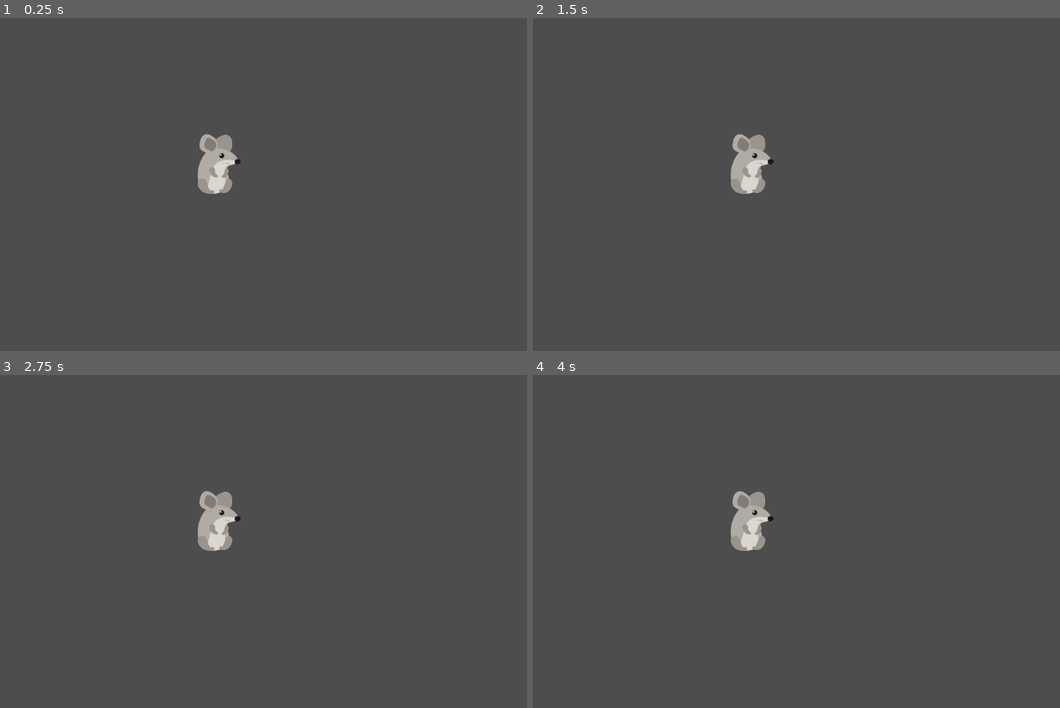
Above: before the commit, frames 1-4 (two rows, left to right).
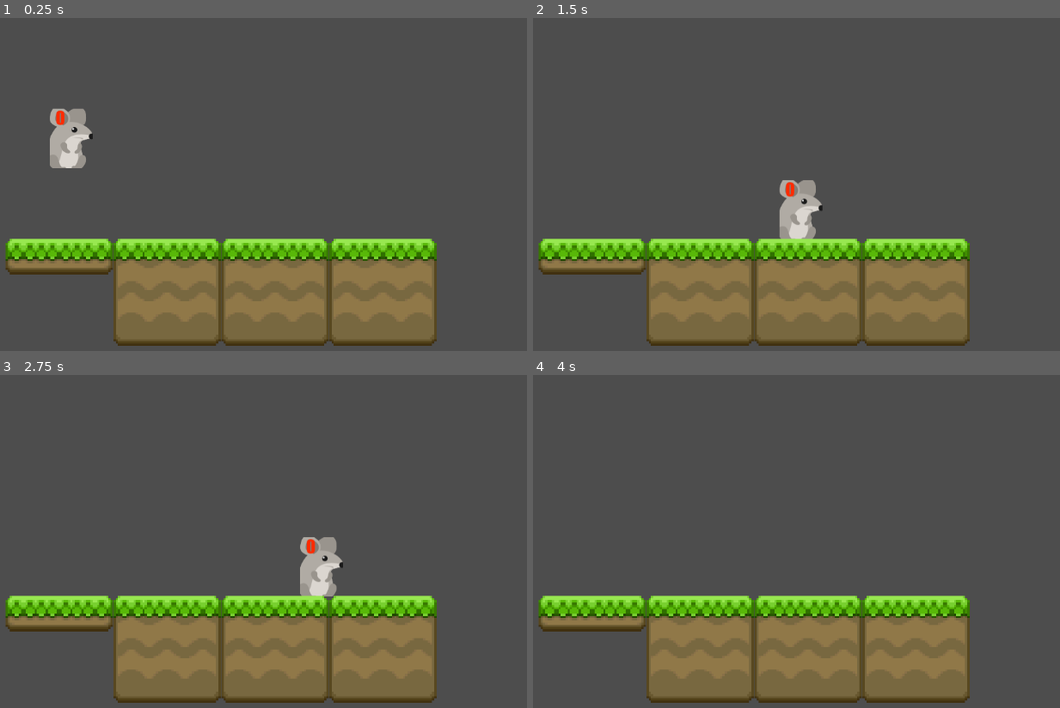
Above: after the commit, the same moments.

Repository: alitet/teporigloo_game
Game: Godot game, scene res://escena1.tscn
Same seed, same stepped clock (60 frames per second), same inputs: the game is played once before the commit and once after it.
Inputs:
- Up to frame 1 (0.25 s): no input
- Up to frame 2 (1.5 s): hold Right (move_right) 0.53-1.28 s; hold Left (move_left) from 1.28 s (still down)
- Up to frame 3 (2.75 s): release Left (move_left) at 2.03 s; hold Right (move_right) from 2.03 s (still down)
- Up to frame 4 (4 s): release Right (move_right) at 3.53 s; hold Left (move_left) from 3.53 s (still down)

The runs differ from the first frame. In frame 1, 24% of the frame differs, in the area x 0-83%, y 27-99%; in frame 2, 24%; in frame 3, 24%; in frame 4, 23%.

Commit message:
added platforms

Diff:
--- a/escena1.tscn
+++ b/escena1.tscn
@@ -1,9 +1,11 @@
-[gd_scene load_steps=2 format=3 uid="uid://qpwkmgtf0xno"]
+[gd_scene load_steps=3 format=3 uid="uid://qpwkmgtf0xno"]
 
-[ext_resource type="Texture2D" uid="uid://bptfeq62pci2w" path="res://g2503.svg" id="1_b7ldk"]
+[ext_resource type="PackedScene" uid="uid://dgo0injoccb3o" path="res://player.tscn" id="1_b7ldk"]
+[ext_resource type="PackedScene" uid="uid://d15rkd6teutn1" path="res://terreno.tscn" id="2_fndph"]
 
 [node name="MyLevel" type="Node2D"]
 
-[node name="Sprite2D" type="Sprite2D" parent="."]
-position = Vector2(575, 283)
-texture = ExtResource("1_b7ldk")
+[node name="Player" parent="." instance=ExtResource("1_b7ldk")]
+position = Vector2(327, 90)
+
+[node name="Terreno" parent="." instance=ExtResource("2_fndph")]
--- a/player.tscn
+++ b/player.tscn
@@ -8,7 +8,6 @@
 height = 102.0
 
 [node name="Player" type="CharacterBody2D"]
-position = Vector2(134, 94)
 script = ExtResource("1_onrkg")
 
 [node name="CollisionShape2D" type="CollisionShape2D" parent="."]
--- /dev/null
+++ b/terreno.tscn
@@ -0,0 +1,29 @@
+[gd_scene load_steps=4 format=3 uid="uid://d15rkd6teutn1"]
+
+[ext_resource type="Texture2D" uid="uid://cysh0u1qqoe63" path="res://world/base2.png" id="1_uwfay"]
+[ext_resource type="Texture2D" uid="uid://vkwabf13v2nb" path="res://world/base1.png" id="2_qarfh"]
+
+[sub_resource type="RectangleShape2D" id="RectangleShape2D_qarfh"]
+size = Vector2(716, 175.5)
+
+[node name="StaticBody2D" type="StaticBody2D"]
+
+[node name="CollisionShape2D" type="CollisionShape2D" parent="."]
+position = Vector2(579, 499.25)
+shape = SubResource("RectangleShape2D_qarfh")
+
+[node name="Sprite2D" type="Sprite2D" parent="."]
+position = Vector2(488, 499)
+texture = ExtResource("1_uwfay")
+
+[node name="Sprite2D2" type="Sprite2D" parent="."]
+position = Vector2(669, 499)
+texture = ExtResource("1_uwfay")
+
+[node name="Sprite2D3" type="Sprite2D" parent="."]
+position = Vector2(850, 499)
+texture = ExtResource("1_uwfay")
+
+[node name="Sprite2D4" type="Sprite2D" parent="."]
+position = Vector2(307, 439)
+texture = ExtResource("2_qarfh")
Binary file added: world/base1.png
Not shown, added: world/base1.png.import
Binary file added: world/base2.png
Not shown, added: world/base2.png.import
